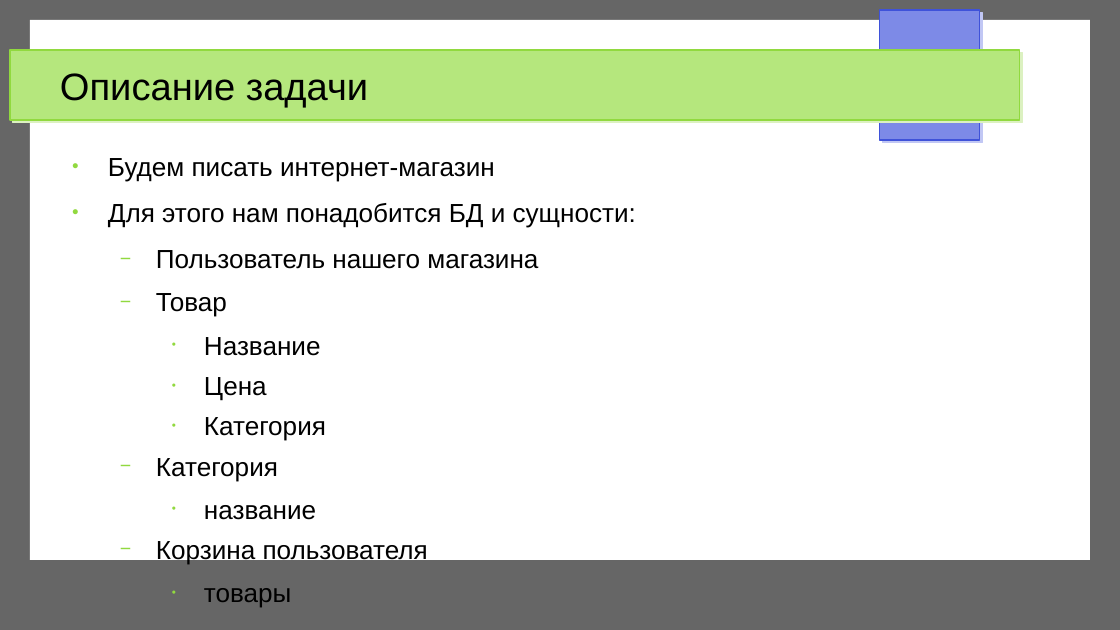
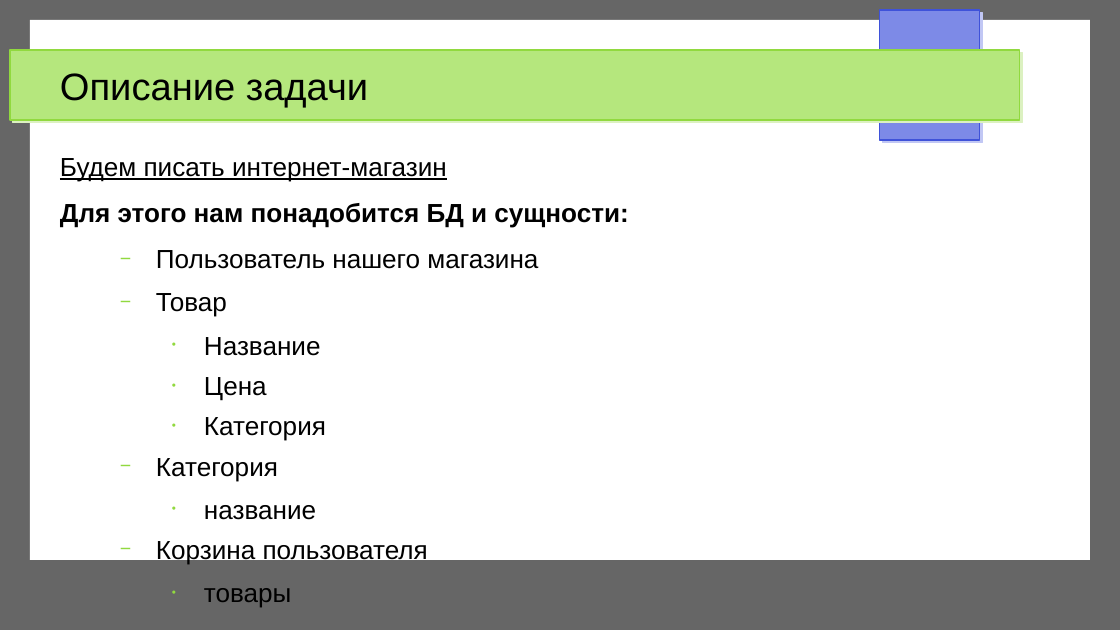
Before and after one commit to trnkv/django__my_tutorial, a slide deck: slide 11 of description.odp (slide 10 before the commit). Drawn at 1120x630 pixels with LibreOffice and Linux fonts; fonts in the diff are those of the drawing. Boxes give left, top, right and bottom in pixels: in the first picture for what was removed or moved away, otherwise in the second. Text is boxed around its words. In the diff, an @@ line names an element or a change of style, - is before the commit and + after.

```diff
--- a/description.odp
+++ b/description.odp
@@ text at box(60, 158, 628, 228): underline on in "Будем писать интернет-магазин"; bold on in "Для этого нам понадобится БД и сущности:"; bullet ● to none @@
```
Also in this commit, not shown: 14 other slides changed, 6 slides added, 4 other files.
